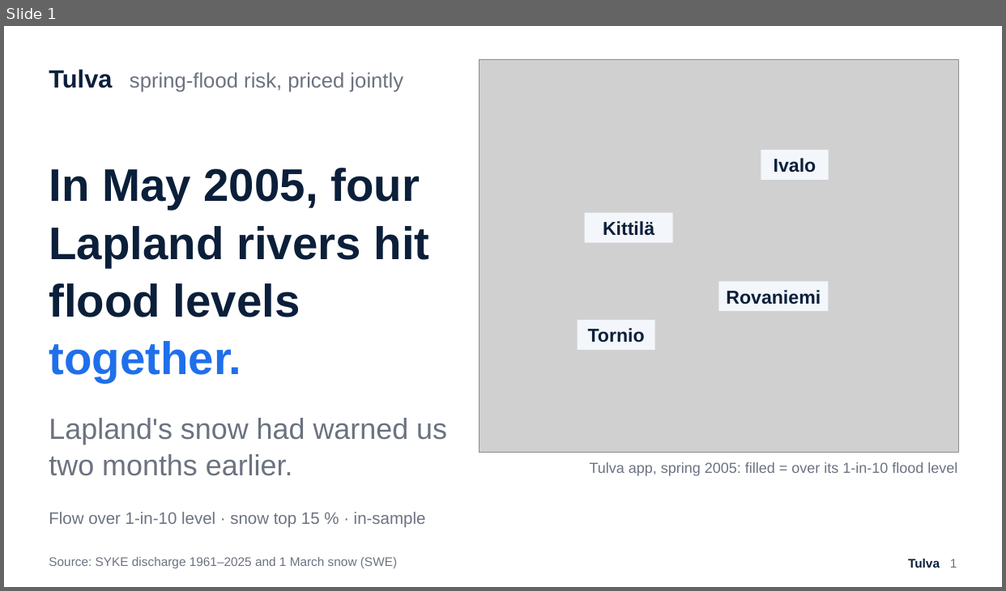
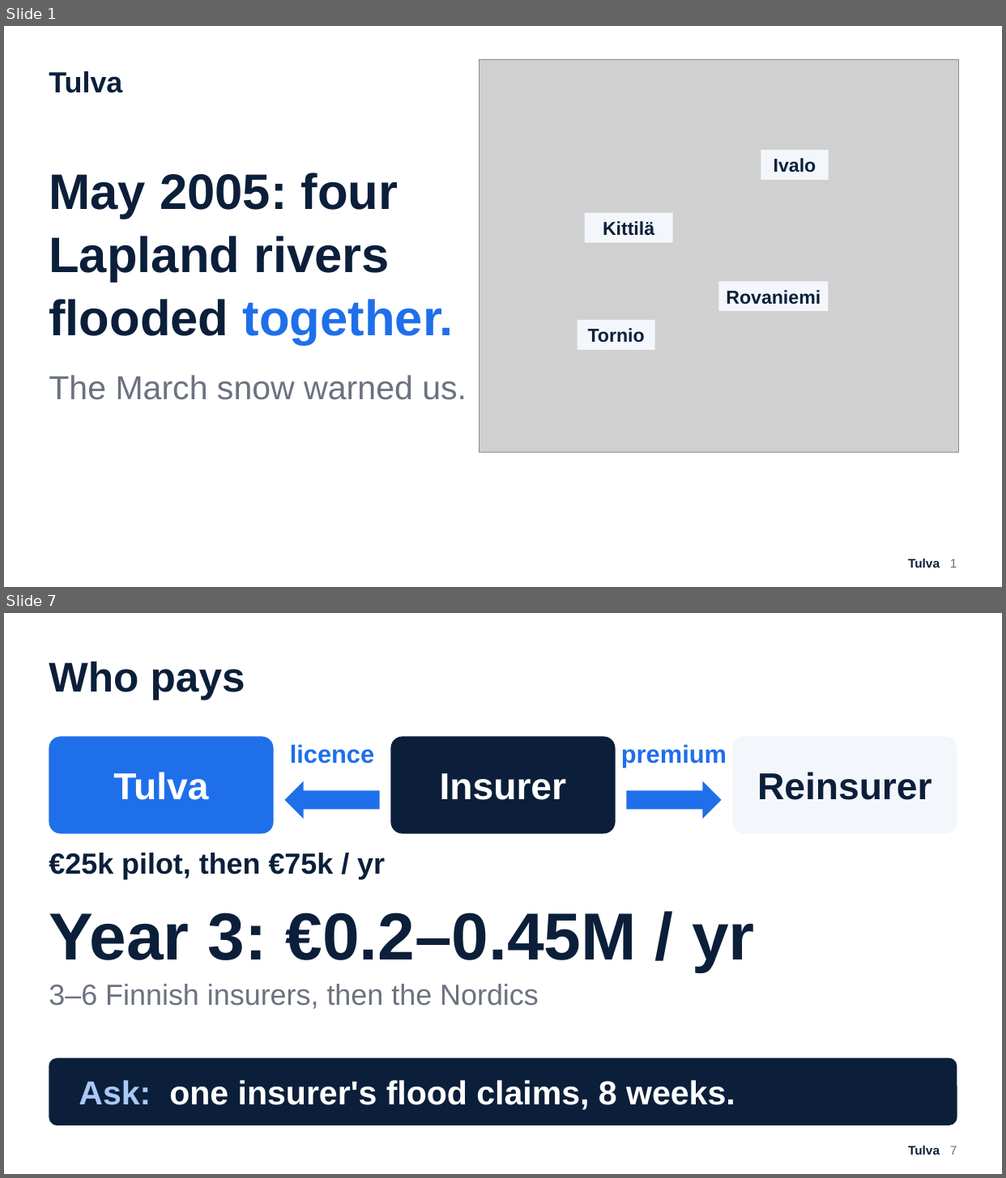
Before and after one commit to Zawaer/tulva, a slide deck: deck/Tulva_QxF2026.pptx. Shown one above the other, each under a label of ours: slide 1 before the commit, slides 1 and 7 after it; the slides between them are not shown. The pictures are 1006x591 and 1006x1178 pixels, drawn with LibreOffice and Linux fonts; fonts in the diff are those of the drawing; grey boxes stand for pictures. Boxes give left, top, right and bottom in pixels: in the first picture for what was removed or moved away, otherwise in the second. Text is boxed around its words. In the diff, an @@ line names an element or a change of style, - is before the commit and + after.

```diff
--- a/deck/Tulva_QxF2026.pptx
+++ b/deck/Tulva_QxF2026.pptx
@@ slide 7 added at [4, 613, 1002, 1174], background #FFFFFF @@
@@ text added at [49, 661, 245, 700], 40 pt, text #0B1F3A, bold @@
+Who pays
@@ rounded rectangle added at [49, 736, 274, 834], fill #1F6FEB @@
@@ text added at [290, 744, 374, 764], 24 pt, text #1F6FEB, bold @@
+licence
@@ rounded rectangle added at [391, 736, 616, 834], fill #0B1F3A @@
@@ text added at [621, 744, 727, 768], 24 pt, text #1F6FEB, bold @@
+premium
@@ rounded rectangle added at [732, 736, 957, 834], fill #F3F6FA @@
@@ text added at [113, 772, 208, 800], 36 pt, text #FFFFFF, bold @@
+Tulva
@@ left arrow added at [285, 781, 380, 819], fill #1F6FEB @@
@@ text added at [440, 773, 566, 800], 36 pt, text #FFFFFF, bold @@
+Insurer
@@ right arrow added at [627, 781, 722, 819], fill #1F6FEB @@
@@ text added at [757, 772, 932, 800], 36 pt, text #0B1F3A, bold @@
+Reinsurer
@@ text added at [49, 853, 385, 879], 28 pt, text #0B1F3A, bold @@
+€25k pilot, then €75k / yr
@@ text added at [49, 913, 755, 972], 64 pt, text #0B1F3A, bold @@
+Year 3: €0.2–0.45M / yr
@@ text added at [49, 984, 539, 1009], 28 pt, text #6B7280 @@
+3–6 Finnish insurers, then the Nordics
@@ rounded rectangle added at [49, 1059, 957, 1126], fill #0B1F3A @@
@@ text added at [79, 1080, 735, 1110], 32 pt, text #FFFFFF, bold @@
+Ask: one insurer's flood claims, 8 weeks.
@@ text added at [908, 1146, 957, 1155], 12 pt, text #0B1F3A, bold @@
+Tulva 7
@@ slide 1 changed as well @@
@@ text at [49, 71, 122, 93]: text changed; size 20 to 28 pt; text colour #6B7280 to #0B1F3A; bold on @@
-Tulva spring-flood risk, priced jointly
+Tulva
@@ text at [49, 173, 454, 344]: text changed; size 44 to 48 pt; text colour #6B7280 to #0B1F3A; bold on @@
-In May 2005, four Lapland rivers hit flood levels together.
-Lapland's snow had warned us two months earlier.
-Flow over 1-in-10 level · snow top 15 % · in-sample
+May 2005: four Lapland rivers flooded together.
@@ text added at [49, 375, 467, 400], 32 pt, text #6B7280 @@
+The March snow warned us.
@@ text removed at [590, 463, 957, 476] @@
-Tulva app, spring 2005: filled = over its 1-in-10 flood level
@@ text removed at [49, 557, 397, 569] @@
-Source: SYKE discharge 1961–2025 and 1 March snow (SWE)
```
Also in this commit, not shown: 6 other slides changed, 3 other slides added, 2 slides removed, 19 other files.
